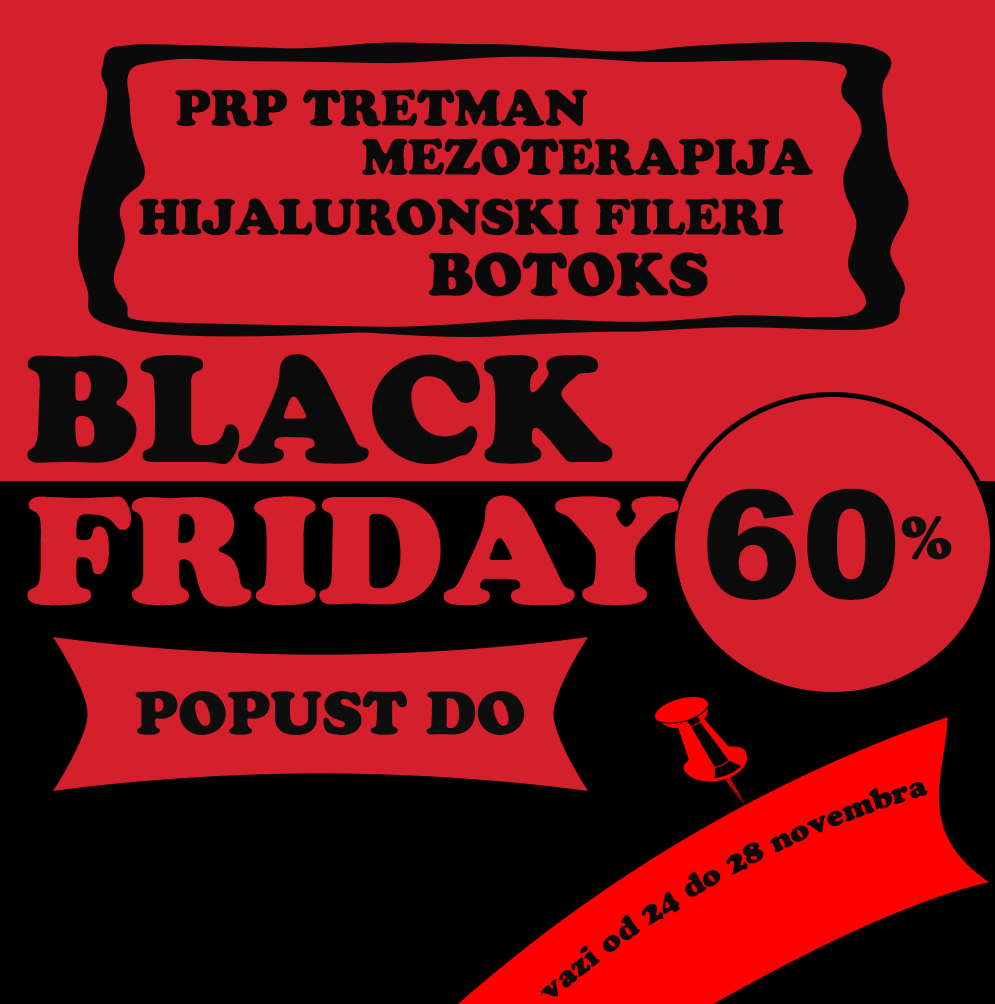
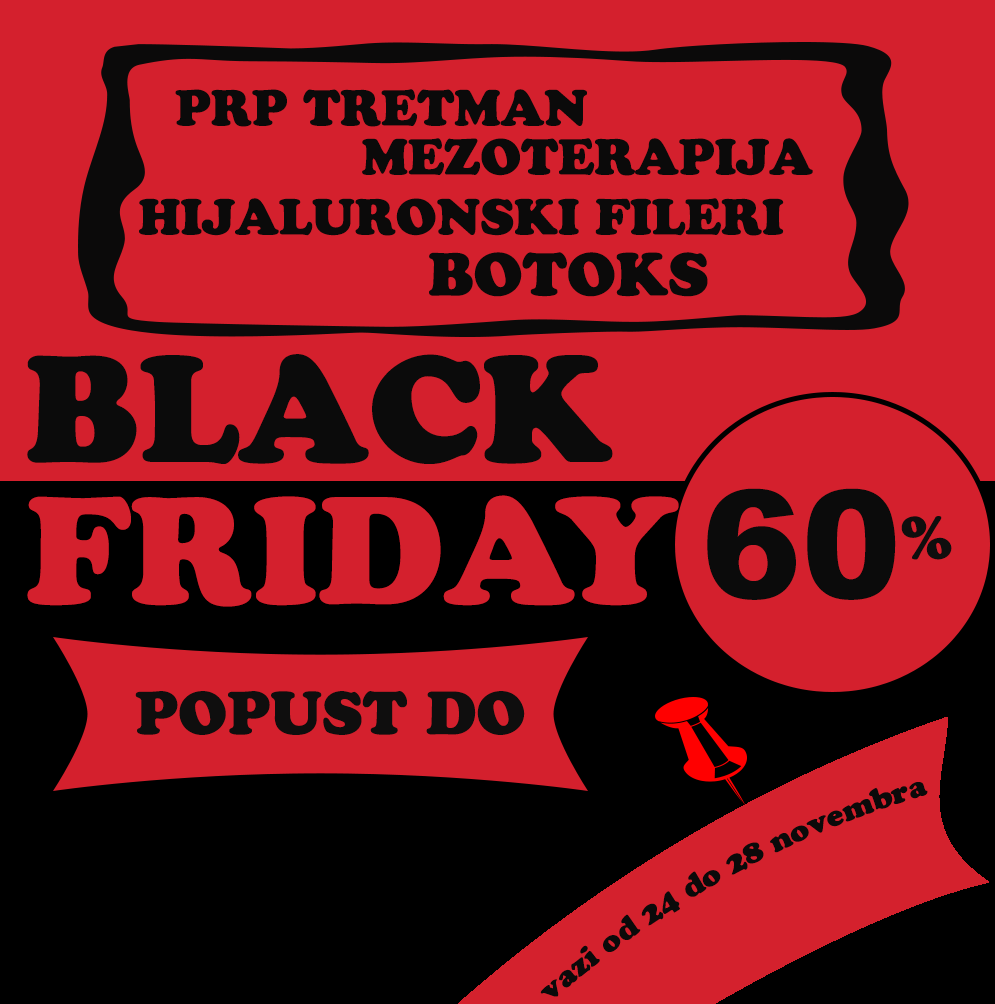
Revision of a layered 995x1004 image; what changed, layer by layer:
painted on "Shape 4", unmasked it over [458, 717, 989, 1004]
